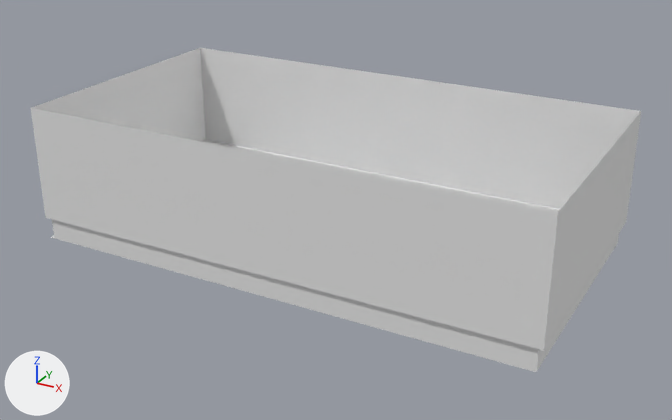
Before and after pictures for a commit that changed the FBX model Assets/Models/Lobby/newRoom.fbx.
One viewpoint serves both versions: a 50 mm lens placed at (16.2, -36.8, 18.5), pointed at (-2.1, -3.5, 1.8). Arrows for +X, +Y and +Z are at lower left; the lights stay in place.

Objects in the first picture: 'room'.
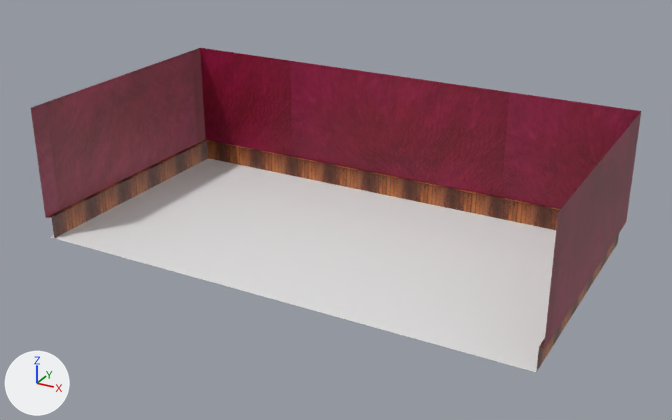
Changed parts and their boxes (x1, y1, x2, y2) in the pictures (672 x 420 px):
part 1 of me_plane_001, added (red): after (31, 48, 641, 372)
part 2 of me_plane_001, deleted: before (31, 108, 558, 372)
'room.001', unchanged, uncovered by the edit: after (51, 158, 556, 372)

Patch to the scene script:
```diff
--- a/Assets/Models/Lobby/newRoom.fbx.py
+++ b/Assets/Models/Lobby/newRoom.fbx.py
@@ img_receptionwall_png @@
+img_receptionwall_png = load_image('receptionwall.png', '../../Textures/receptionwall.png', 1024, 1024, 'sRGB')
@@ mat_material_012 @@
+mat_material_012 = principled_material('Material.012')
+mat_material_012.texture = img_receptionwall_png
@@ me_plane_001 @@
 # used by ob_room; location = (0.0, -3.0, 0.0)
-me_plane_001.from_pydata(...)  # 24 vertices, 18 faces; spans x -14.1..9.2, y -6.1..6.1, z 0.0..6.3
+me_plane_001.from_pydata(...)  # 825 vertices, 768 faces; spans x -14.1..9.2, y -6.1..6.1, z 0.0..6.3
+# me_plane_001 part 1: 805 vertices added at x -14.1..9.2, y -6.1..6.1, z 0.0..6.3
+# me_plane_001 part 2: 4 vertices removed from x -9.2..-9.0, y -6.1..-6.0, z 0.0..6.3
+me_plane_001.materials.append(mat_material_012)  # picture img_receptionwall_png
```
